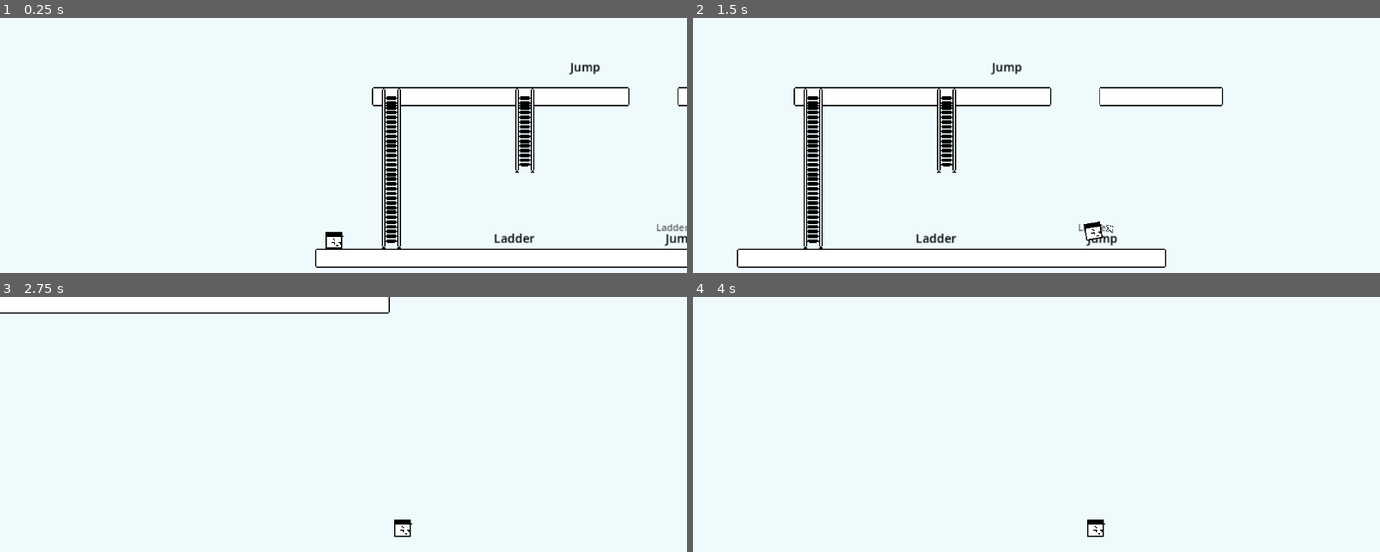
Above: before the commit, frames 1-4 (two rows, left to right).
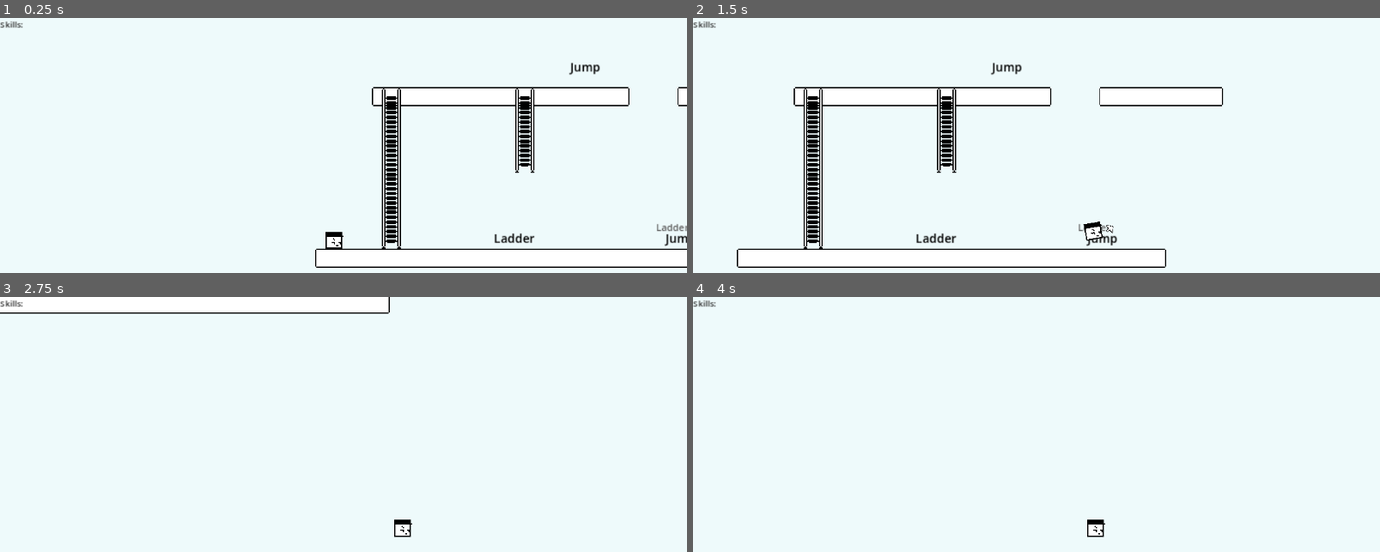
Above: after the commit, the same moments.

Repository: mariacki/and_what
Game: Godot game, scene res://scenes/game.tscn
Same seed, same stepped clock (60 frames per second), same inputs: the game is played once before the commit and once after it.
Inputs:
- Up to frame 1 (0.25 s): no input
- Up to frame 2 (1.5 s): tap Enter at 0.5 s; hold Right (ui_right) from 0.53 s (still down); tap Ctrl (action) at 0.6, 1.35 s
- Up to frame 3 (2.75 s): release Right (ui_right) at 2.03 s; hold Left (ui_left) from 2.03 s (still down); tap Ctrl (action) at 2.1 s
- Up to frame 4 (4 s): release Left (ui_left) at 2.78 s; hold Right (ui_right) from 2.78 s (still down); tap Ctrl (action) at 2.85, 3.6 s; tap Space at 3.5 s

The runs differ from the first frame. In frame 1, less than 0.1% of the frame differs, in the area x 0-4%, y 1-5%; in frame 2, less than 0.1%; in frame 3, less than 0.1%; in frame 4, less than 0.1%.

Commit message:
Implement skills overlay

Diff:
--- a/scenes/game.tscn
+++ b/scenes/game.tscn
@@ -4,6 +4,7 @@
 [ext_resource type="PackedScene" uid="uid://bkur5tdyvyg4u" path="res://src/platform/platform.tscn" id="1_lnu2h"]
 [ext_resource type="PackedScene" uid="uid://cuemnvwx21fxe" path="res://src/player/player.tscn" id="1_uwrxv"]
 [ext_resource type="PackedScene" uid="uid://b27xalgvh432k" path="res://src/ladder/ladder.tscn" id="2_yqjtg"]
+[ext_resource type="Script" uid="uid://glcpviwhb7o5" path="res://src/overlay.gd" id="5_iywne"]
 
 [node name="Game" type="Node2D" unique_id=1286791302]
 
@@ -50,3 +51,23 @@
 z_index = 100
 position = Vector2(240, 448)
 number_of_segments = 3
+
+[node name="Ui" type="CanvasLayer" parent="." unique_id=1836440554]
+script = ExtResource("5_iywne")
+
+[node name="VBoxContainer" type="VBoxContainer" parent="Ui" unique_id=929796039]
+unique_name_in_owner = true
+offset_right = 88.0
+offset_bottom = 200.0
+
+[node name="Label" type="Label" parent="Ui/VBoxContainer" unique_id=429055467]
+layout_mode = 2
+theme_override_colors/font_color = Color(0.14767182, 0.14767179, 0.14767179, 1)
+theme_override_font_sizes/font_size = 7
+text = "Skills:"
+
+[node name="Container" type="VBoxContainer" parent="Ui/VBoxContainer" unique_id=1241084695]
+unique_name_in_owner = true
+layout_mode = 2
+
+[connection signal="skills_updated" from="Player" to="Ui" method="skills_updated"]
--- /dev/null
+++ b/src/overlay.gd
@@ -0,0 +1,14 @@
+extends CanvasLayer
+
+@onready var item_list: Container = %Container
+
+func skills_updated(skills: Array[SkillCard]):
+	for child in item_list.get_children():
+		child.queue_free()
+
+	for skill in skills:
+		var label = Label.new()
+		label.text = "[%s] %s" % [skill.requires, skill.provides]
+		label.add_theme_color_override("font_color", Color.BLACK)
+		label.add_theme_font_size_override("font_size", 8)
+		item_list.add_child(label)
--- a/src/player/player.gd
+++ b/src/player/player.gd
@@ -1,4 +1,6 @@
 class_name Player extends CharacterBody2D
+
+signal skills_updated(skills: Array[SkillCard])
 
 const SPEED = 300.0
 const JUMP_VELOCITY = -400.0
--- a/src/player/states/player_walking.gd
+++ b/src/player/states/player_walking.gd
@@ -73,6 +73,7 @@
 
 	player.skill_card_pickup.visible = false
 	player.skill_card_pickup = null
+	player.skills_updated.emit(player.skills)
 
 
 func _can_climb(player: Player) -> bool:
Not shown, added: src/overlay.gd.uid
Not shown, changed: todo.md
